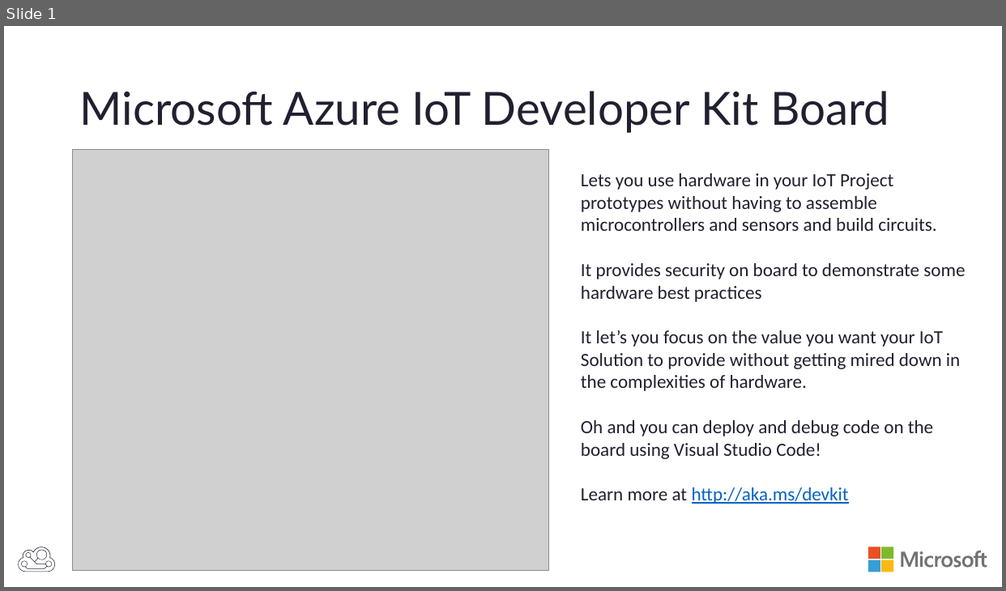
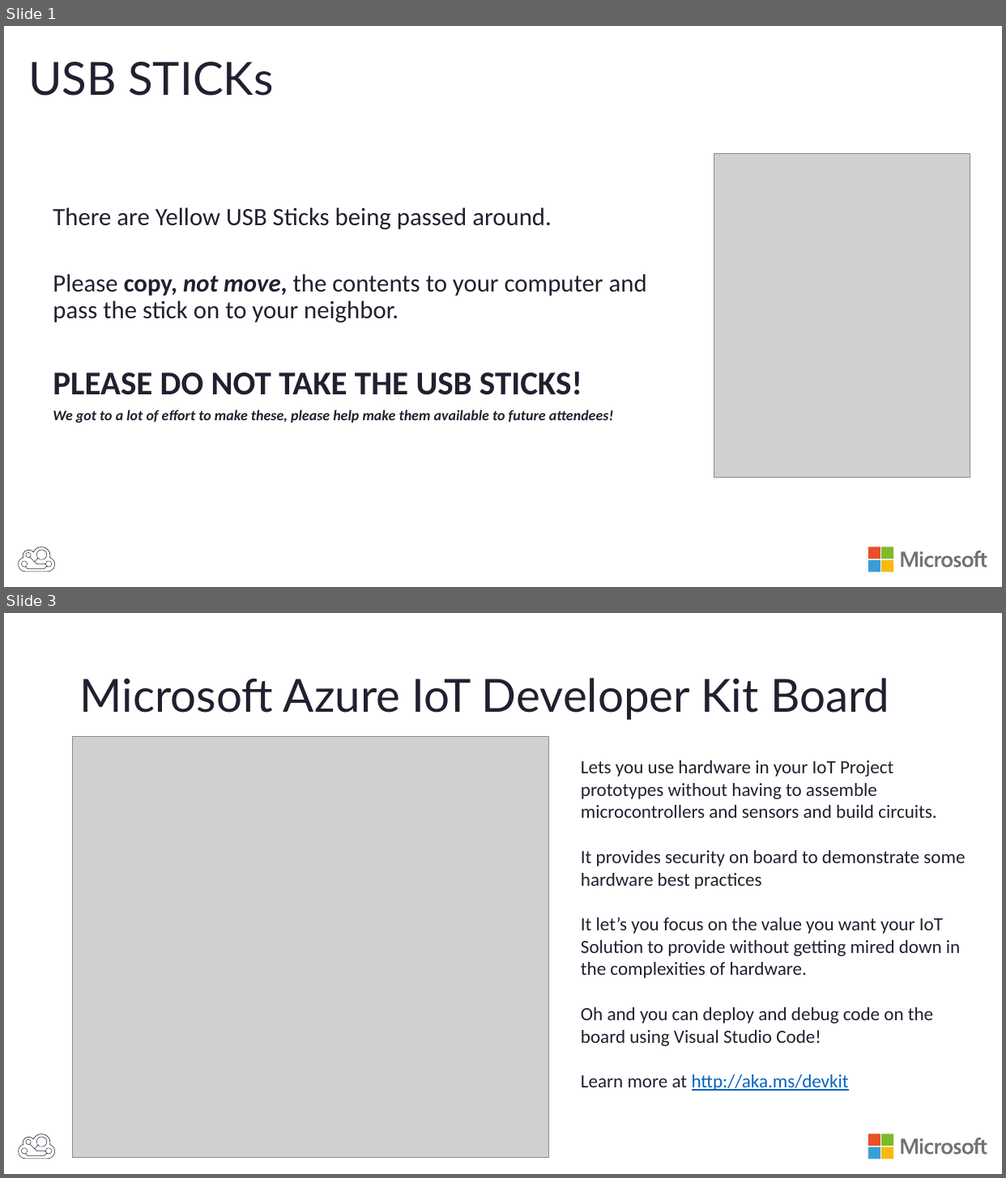
Before and after one commit to BretStateham/FlySimExpress, a slide deck: Slides/FlySimExpress.pptx. Shown one above the other, each under a label of ours: slide 1 before the commit, slides 1 and 3 after it; the slides between them are not shown. The pictures are 1006x591 and 1006x1178 pixels, drawn with LibreOffice and Linux fonts; fonts in the diff are those of the drawing; grey boxes stand for pictures. Boxes give left, top, right and bottom in pixels: in the first picture for what was removed or moved away, otherwise in the second. Text is boxed around its words. In the diff, an @@ line names an element or a change of style, - is before the commit and + after.

```diff
--- a/Slides/FlySimExpress.pptx
+++ b/Slides/FlySimExpress.pptx
@@ slide 1 added at box(4, 26, 1002, 587), background #FFFFFF; not listed: 6 template elements that a slide beside it also shows @@
@@ title added at box(28, 62, 273, 96), 44 pt, text #202030 @@
+USB STICKs
@@ picture added at box(714, 153, 970, 477) @@
@@ text added at box(53, 207, 647, 423), 24 pt, text #202030, bold @@
+There are Yellow USB Sticks being passed around.
+Please copy, not move, the contents to your computer and pass the stick on to your neighbor.
+PLEASE DO NOT TAKE THE USB STICKS!
+We got to a lot of effort to make these, please help make them available to future attendees!
@@ what was slide 1 is now slide 3 @@
```
Also in this commit, not shown: 2 slides changed, 2 other slides added, 1 slide removed, 5 other files.
